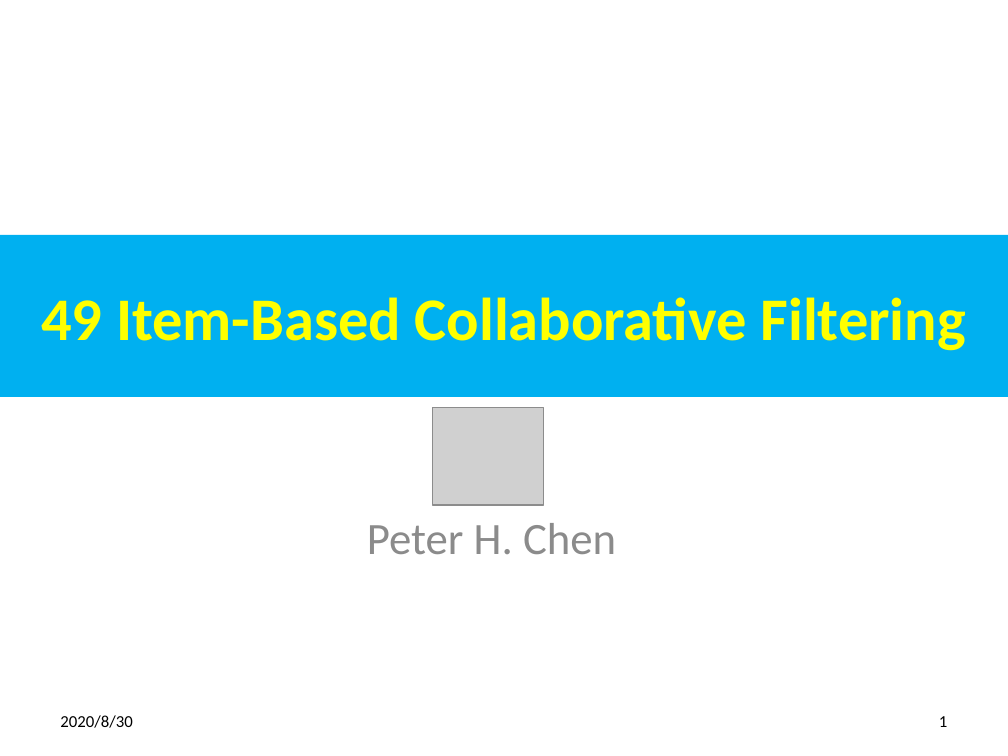
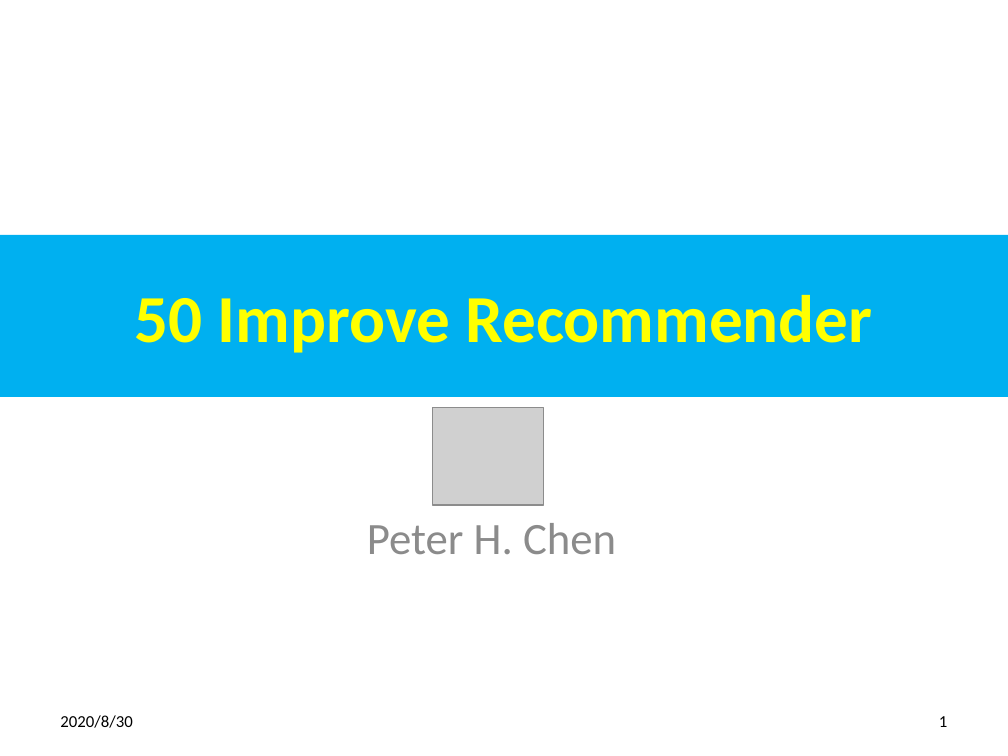
Before and after one commit to peterhchen/900_Python_ML_DS_DL, a slide deck: slide 1 of 050_ImproveRecommender.pptx. Drawn at 1008x756 pixels with LibreOffice and Linux fonts; fonts in the diff are those of the drawing; grey boxes stand for pictures. Boxes give left, top, right and bottom in pixels: in the first picture for what was removed or moved away, otherwise in the second. Text is boxed around its words. In the diff, an @@ line names an element or a change of style, - is before the commit and + after.

```diff
--- a/050_ImproveRecommender.pptx
+++ b/050_ImproveRecommender.pptx
@@ title at [135,295,872,353]: text changed; size 43.2 to 48 pt @@
-49 Item-Based Collaborative Filtering
+50 Improve Recommender
```
Also in this commit, not shown: 2 other slides changed, 18 slides removed.
